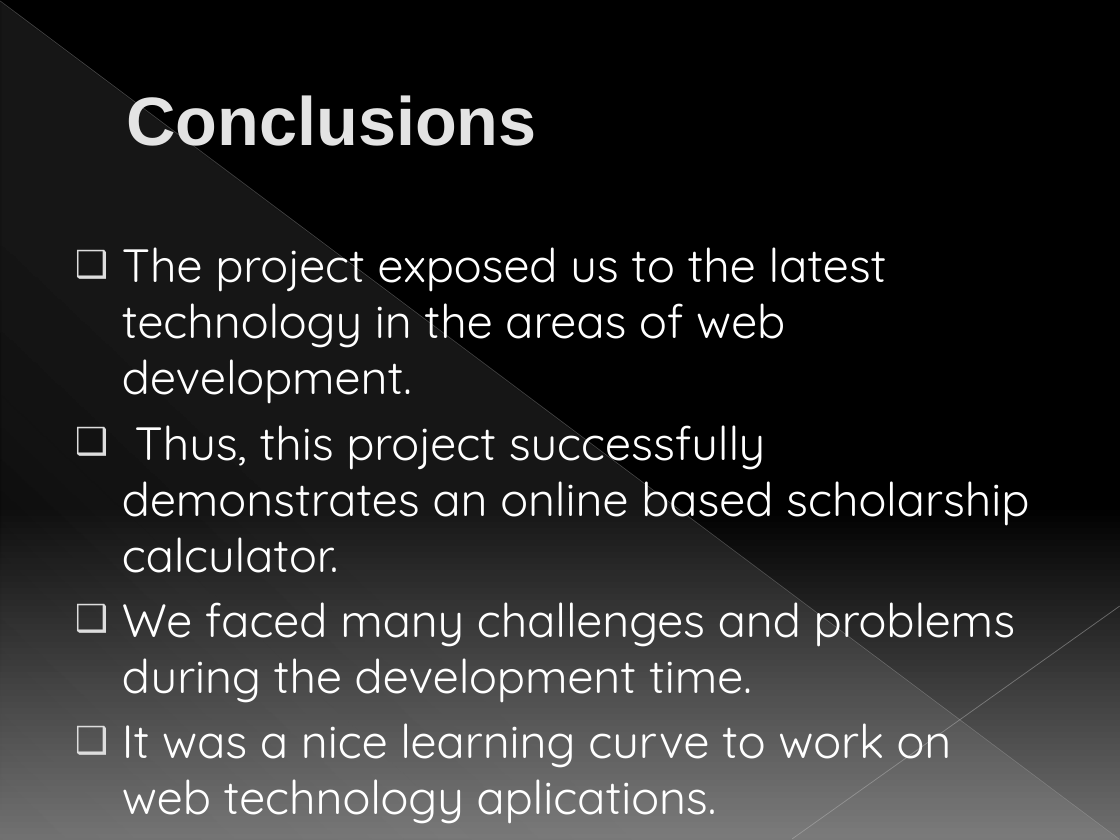
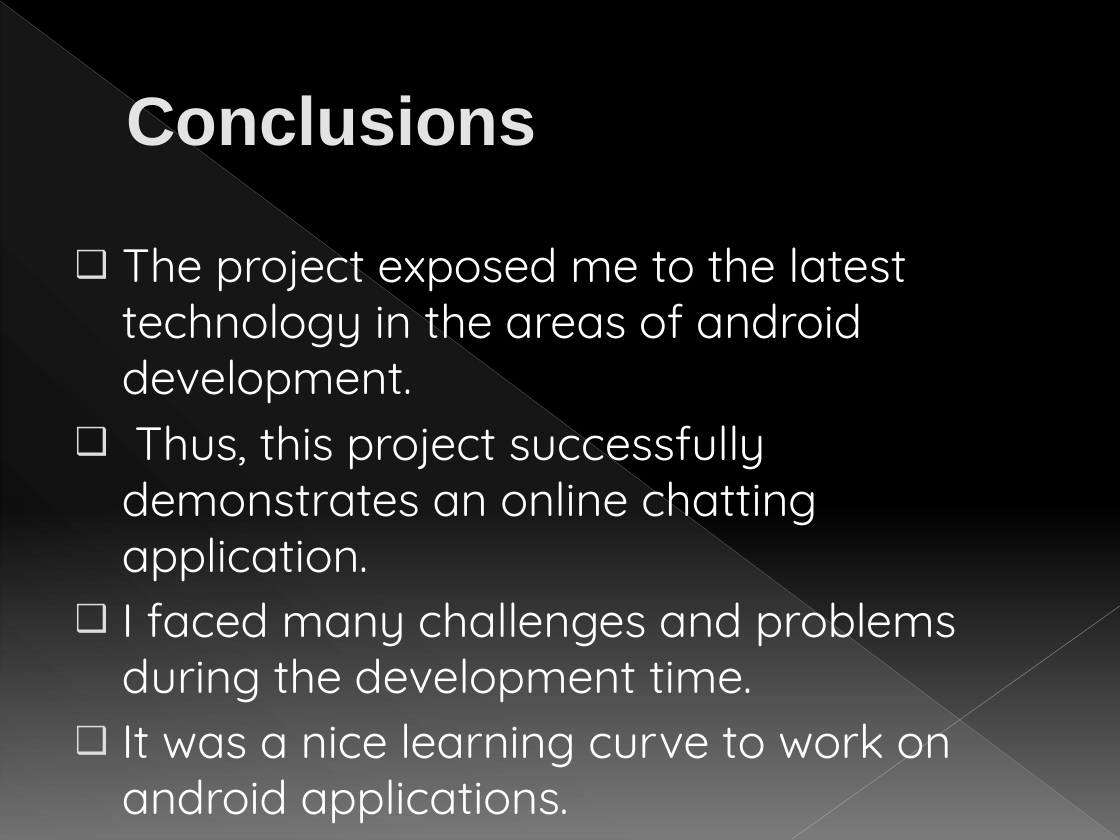
Before and after one commit to tf153/Gehu-Scholarship, a slide deck: slide 13 of Group 9 Poject Presentation.pptx. Drawn at 1120x840 pixels with LibreOffice and Linux fonts; fonts in the diff are those of the drawing. Boxes give left, top, right and bottom in pixels: in the first picture for what was removed or moved away, otherwise in the second. Text is boxed around its words. In the diff, an @@ line names an element or a change of style, - is before the commit and + after.

Commit message:
few changes in ppt

```diff
--- a/Group 9 Poject Presentation.pptx
+++ b/Group 9 Poject Presentation.pptx
@@ text at (122,236,956,824): text changed @@
-❑ The project exposed us to the latest technology in the areas of web development.
-❑ Thus, this project successfully demonstrates an online based scholarship calculator.
-❑ We faced many challenges and problems during the development time.
-❑ It was a nice learning curve to work on web technology aplications.
+❑ The project exposed me to the latest technology in the areas of android development.
+❑ Thus, this project successfully demonstrates an online chatting application.
+❑ I faced many challenges and problems during the development time.
+❑ It was a nice learning curve to work on android applications.
```
Also in this commit, not shown: 9 other slides changed, 2 slides added, 2 slides removed.
